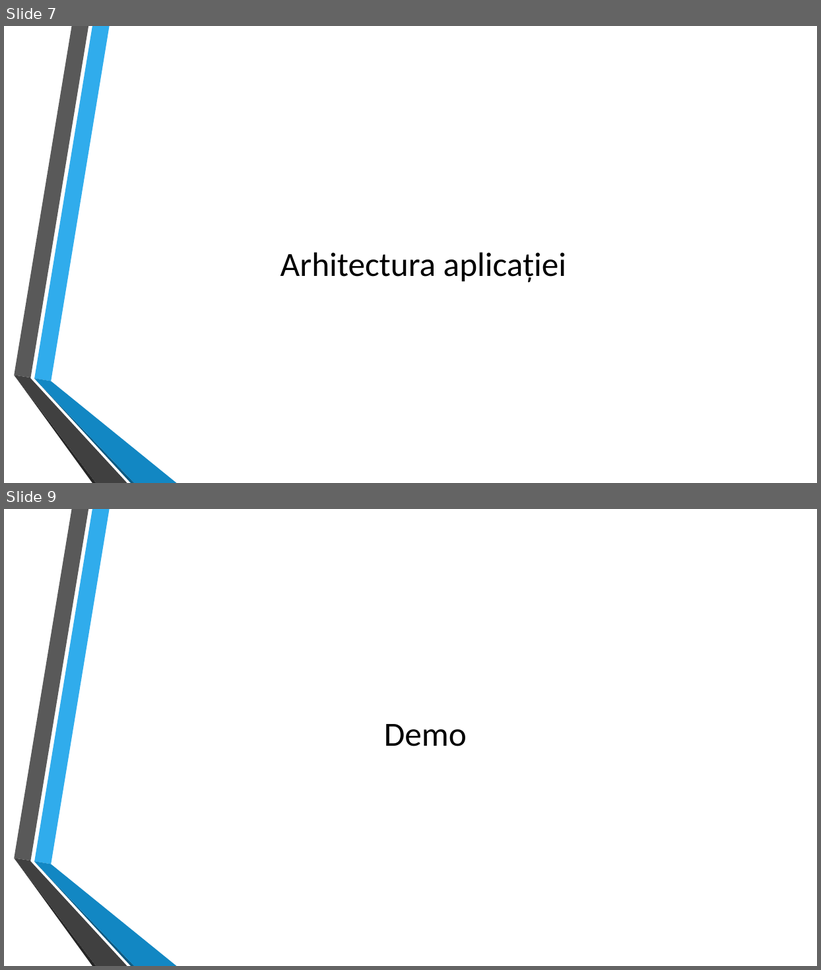
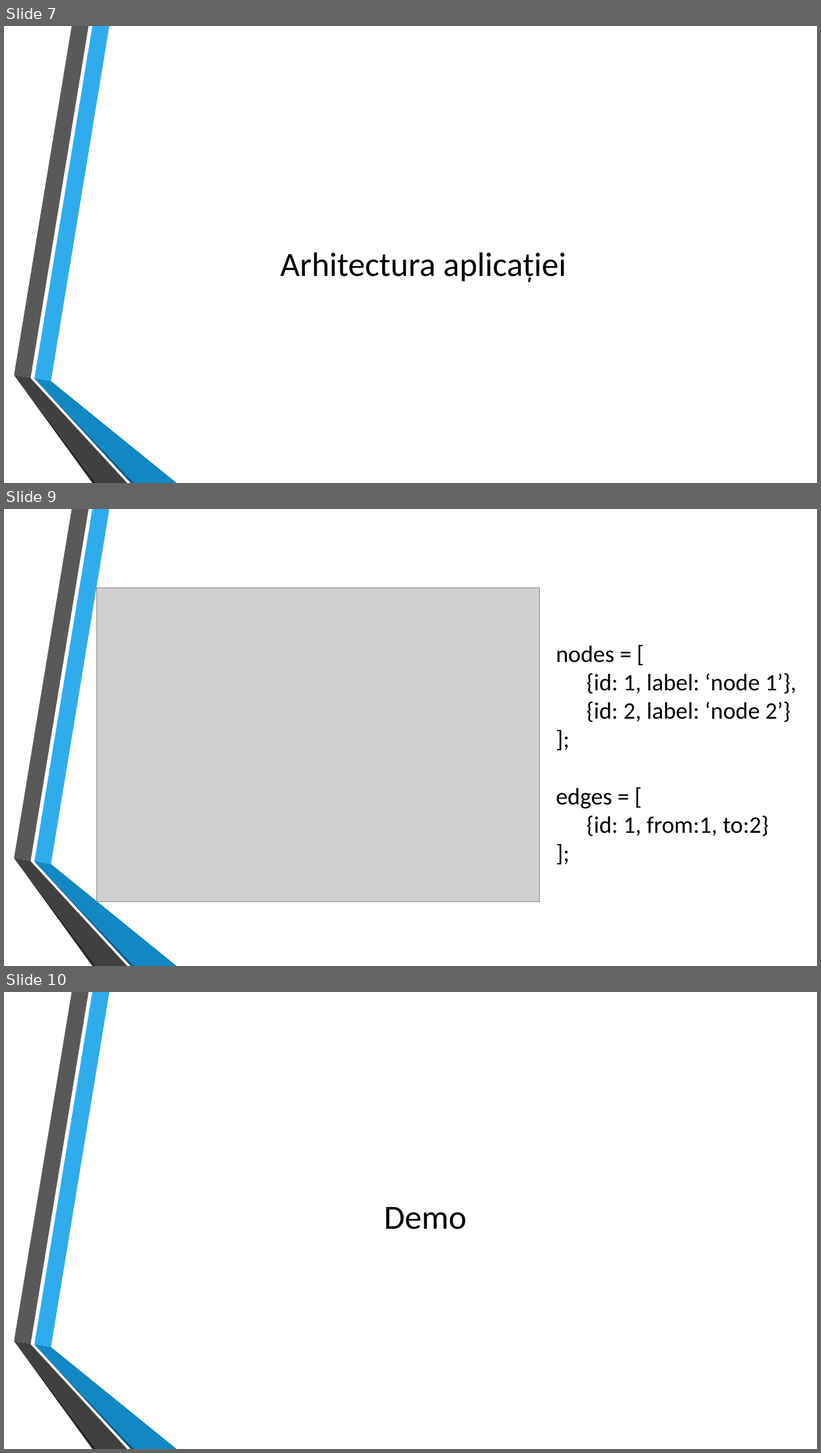
Before and after one commit to razvan28/Licenta2017DamianRazvan, a slide deck: Licenta2017DamianRazvan/prezentare powerpoint.pptx. Shown one above the other, each under a label of ours: slides 7 and 9 before the commit, slides 7, 9 and 10 after it; the slides between them are not shown. The pictures are 821x970 and 821x1453 pixels, drawn with LibreOffice and Linux fonts; fonts in the diff are those of the drawing; grey boxes stand for pictures; background and template pictures are left out. Boxes give left, top, right and bottom in pixels: in the first picture for what was removed or moved away, otherwise in the second. Text is boxed around its words. In the diff, an @@ line names an element or a change of style, - is before the commit and + after.

```diff
--- a/Licenta2017DamianRazvan/prezentare powerpoint.pptx
+++ b/Licenta2017DamianRazvan/prezentare powerpoint.pptx
@@ slide 9 added at <box>4,509,817,966</box>, background picture (left out); not listed: 6 template elements that a slide beside it also shows @@
@@ picture added at <box>96,588,539,902</box> @@
@@ text added at <box>556,646,797,836</box>, 28 pt, text #000000 @@
+nodes = [
+{id: 1, label: ‘node 1’},
+{id: 2, label: ‘node 2’}
+];
+edges = [
+{id: 1, from:1, to:2}
+];
@@ what was slide 9 is now slide 10 @@
```
Also in this commit, not shown: 1 slide changed, 1 other slide added, 1 slide removed, 1 other file.
